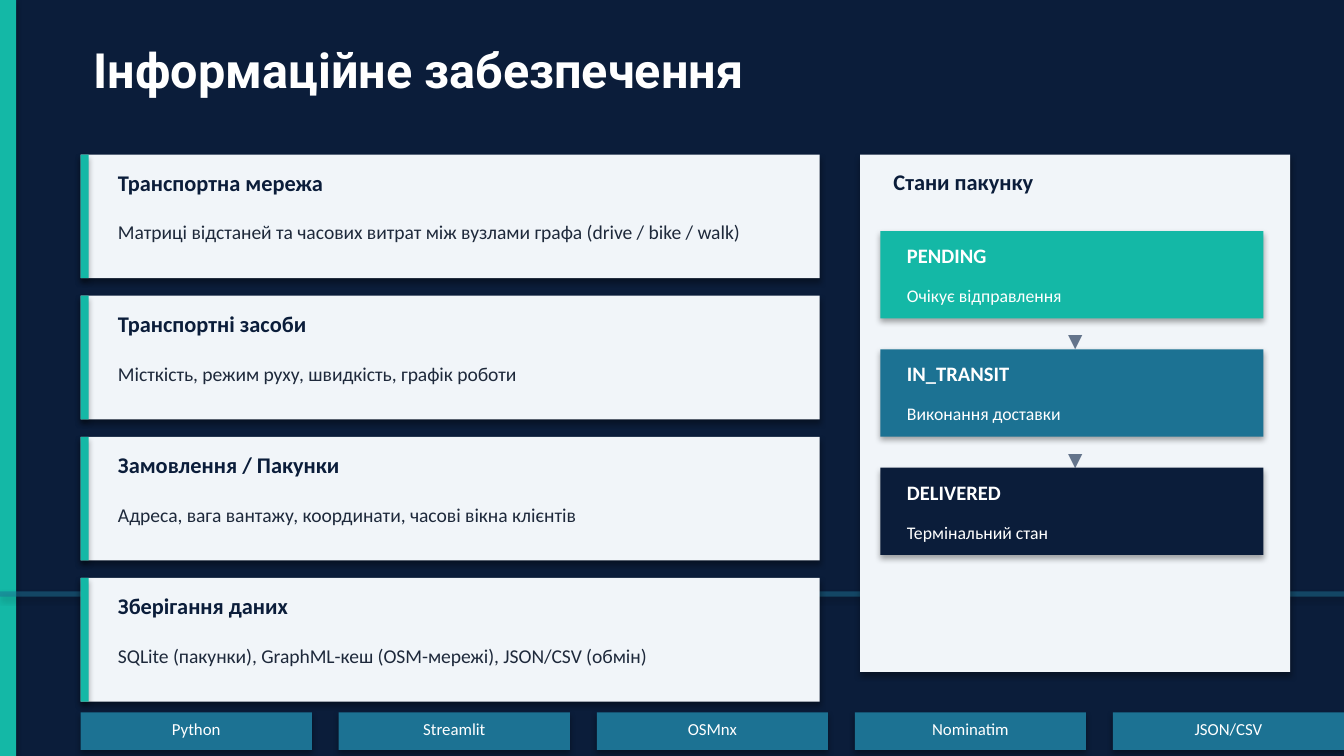
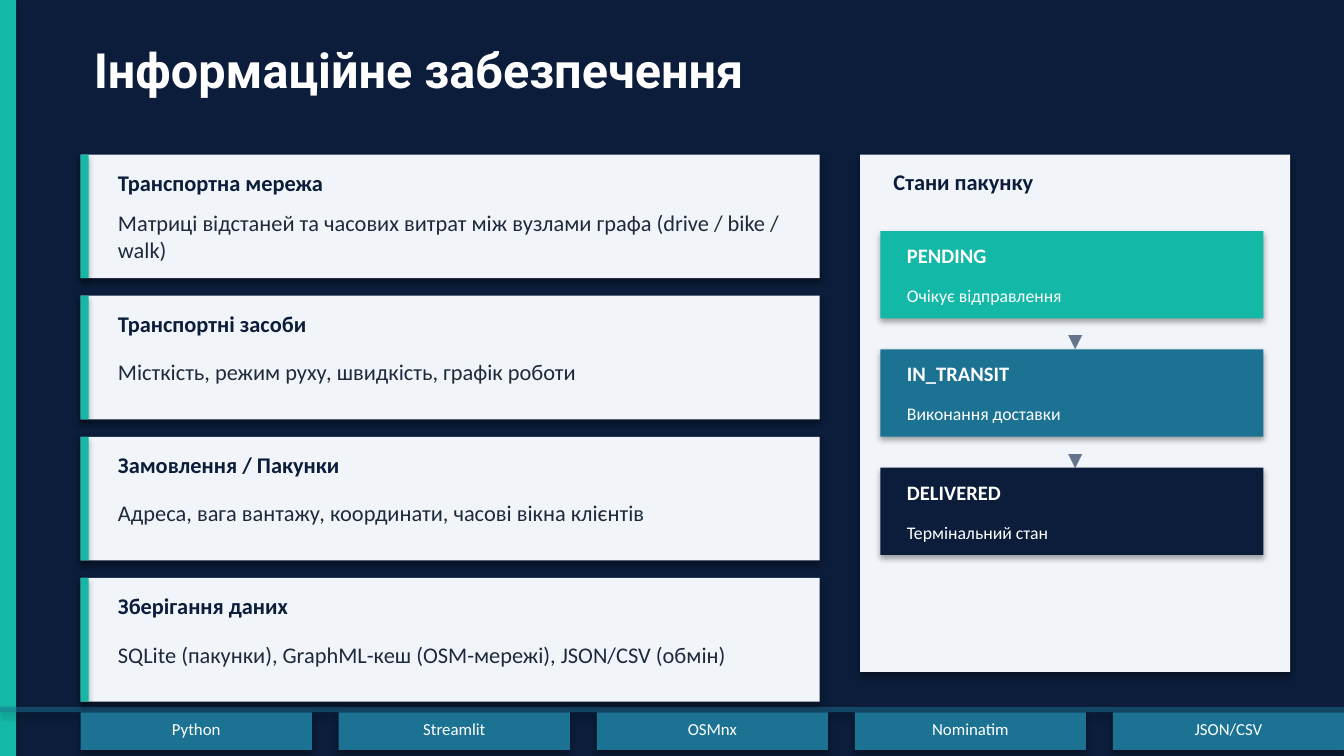
Before and after one commit to timurrte/DeliveryIQ, a slide deck: slide 16 of Звіт/Диплом/Презентація/Презентація_диплом_Ніколаєв.pptx. Drawn at 1344x756 pixels with LibreOffice and Linux fonts; fonts in the diff are those of the drawing. Boxes give left, top, right and bottom in pixels: in the first picture for what was removed or moved away, otherwise in the second. Text is boxed around its words. In the diff, an @@ line names an element or a change of style, - is before the commit and + after.

```diff
--- a/Звіт/Диплом/Презентація/Презентація_диплом_Ніколаєв.pptx
+++ b/Звіт/Диплом/Презентація/Презентація_диплом_Ніколаєв.pptx
@@ text "Матриці відстаней та часових витрат ...": place and size @@
-text "Матриці відстаней та часових витрат ..." at [118,225,740,243]
+text "Матриці відстаней та часових витрат ..." at [118,215,765,261]
@@ size 10.5 to 12 pt in 4 elements at [118,215,765,261], [118,364,576,384], [118,505,644,525], [118,647,725,667] @@
@@ rectangle: place and size @@
-rectangle at [0,591,1344,597]
+rectangle at [0,707,1344,712]
```
Also in this commit, not shown: 10 other slides changed, 1 other file.
